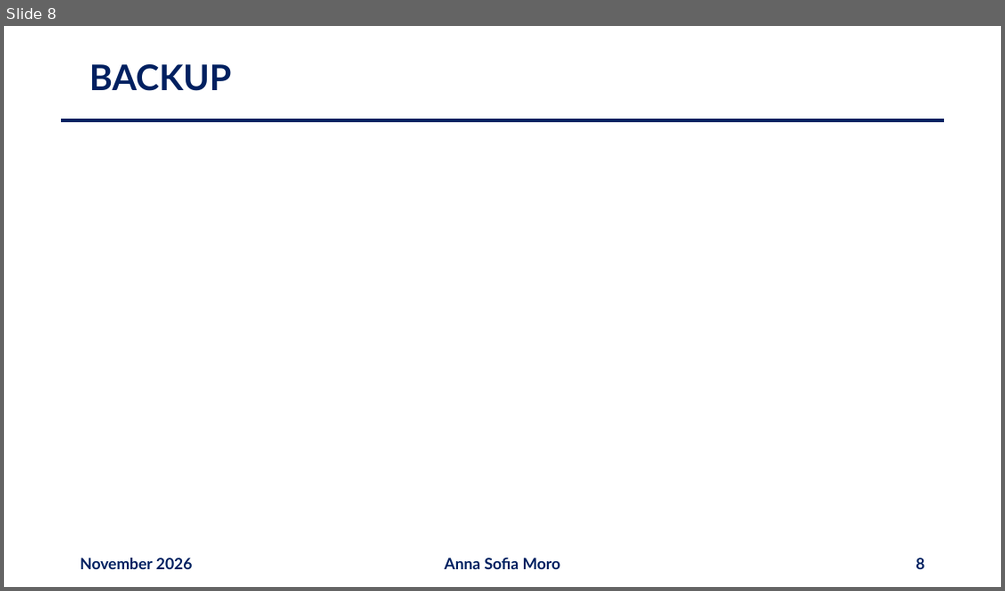
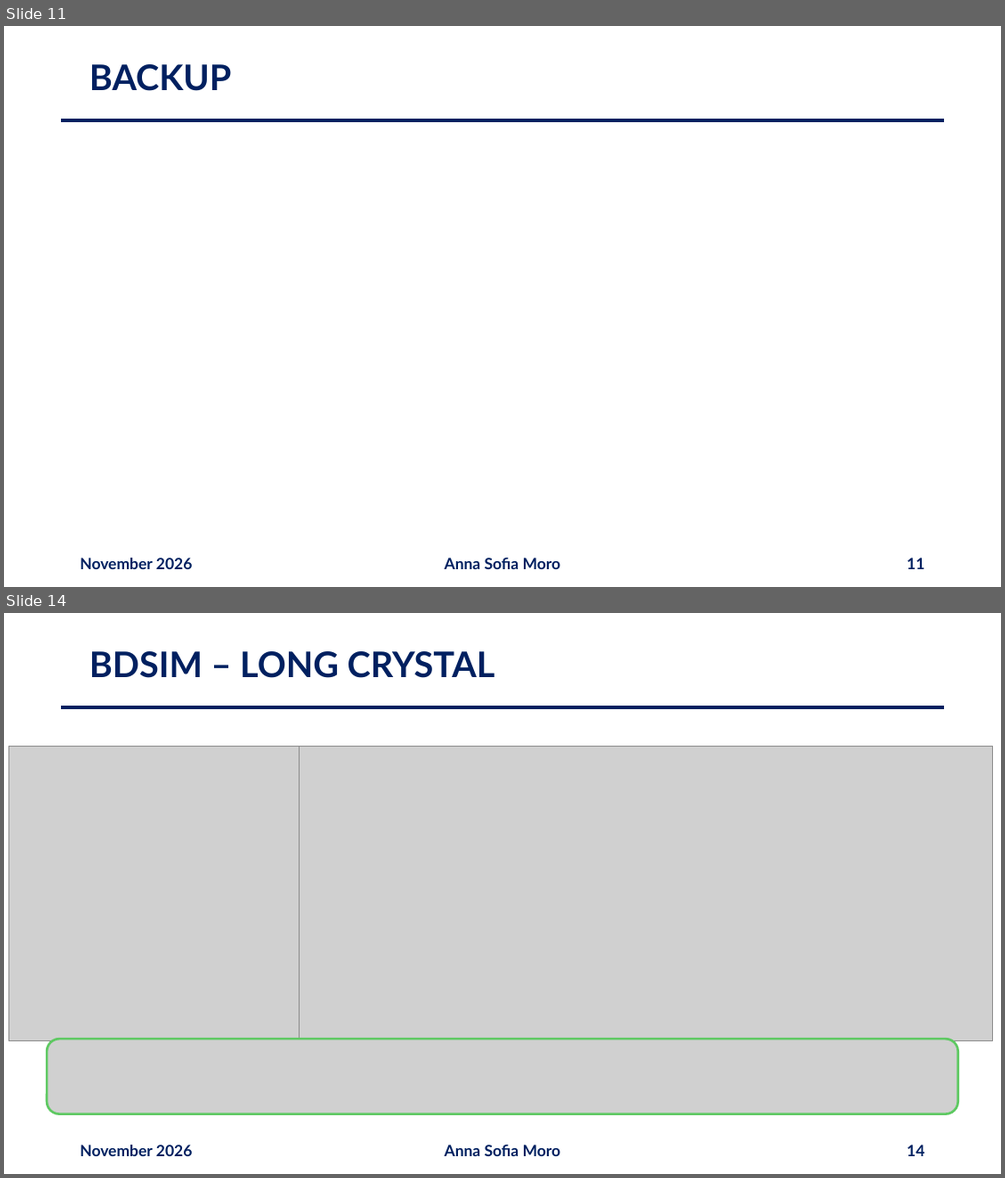
Before and after one commit to annaasofia/tesi, a slide deck: slides/week18.pptx. Shown one above the other, each under a label of ours: slide 8 before the commit, slides 11 and 14 after it; the slides between them are not shown. The pictures are 1005x591 and 1005x1178 pixels, drawn with LibreOffice and Linux fonts; fonts in the diff are those of the drawing; grey boxes stand for pictures. Boxes give left, top, right and bottom in pixels: in the first picture for what was removed or moved away, otherwise in the second. Text is boxed around its words. In the diff, an @@ line names an element or a change of style, - is before the commit and + after.

```diff
--- a/slides/week18.pptx
+++ b/slides/week18.pptx
@@ slide 14 added at box(4, 613, 1001, 1174), background #FFFFFF @@
@@ title added at box(89, 651, 495, 678), 34 pt, text #002060, bold @@
+BDSIM – LONG CRYSTAL
@@ line added from (61, 707) to (944, 707), #002060 3 pt @@
@@ picture added at box(8, 747, 372, 1041) @@
@@ picture added at box(299, 747, 992, 1041) @@
@@ picture added at box(47, 1038, 958, 1114) @@
@@ text added at box(80, 1144, 193, 1156), 15 pt, text #002060, bold @@
+November 2026
@@ text added at box(445, 1144, 561, 1156), 15 pt, text #002060, bold @@
+Anna Sofia Moro
@@ page number added at box(906, 1144, 924, 1156), 15 pt, text #002060, bold @@
+14
@@ what was slide 8 is now slide 11 @@
@@ page number at box(906, 557, 924, 569): text changed @@
-8
+11
```
Also in this commit, not shown: 5 slides changed, 7 other slides added, 1 other file.
